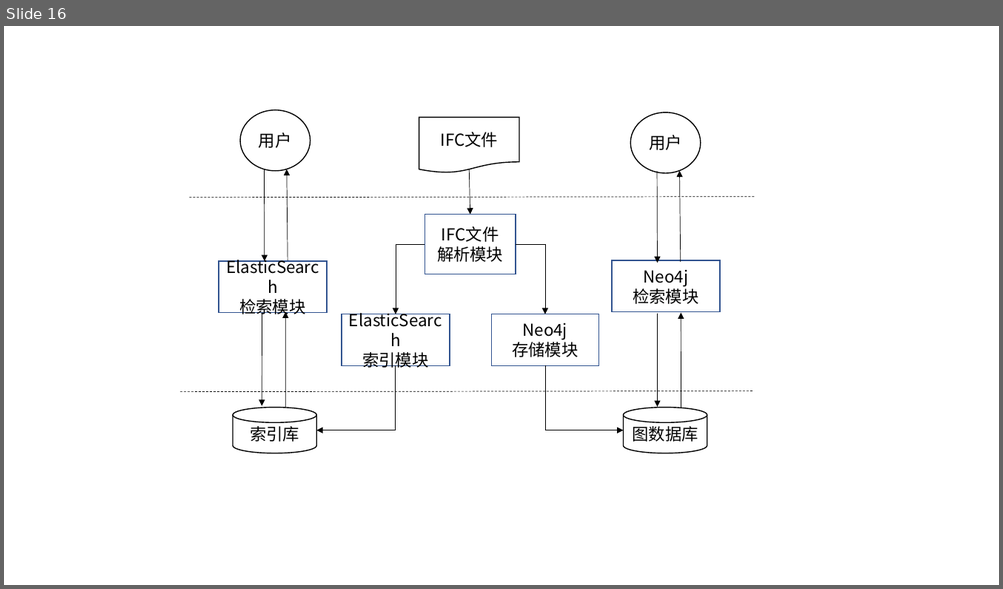
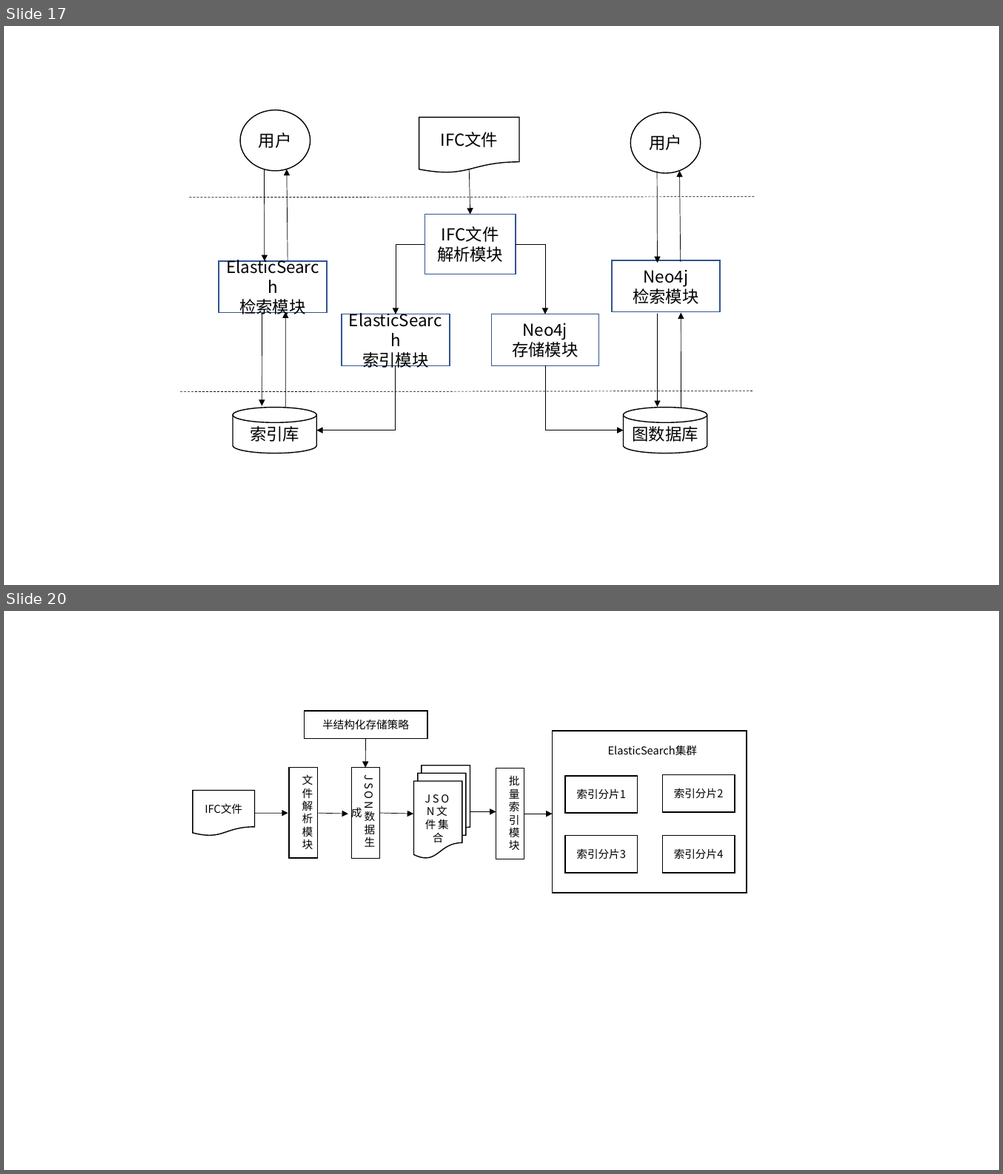
Before and after one commit to yayadi23/BIM, a slide deck: 毕业论文资料/毕业论文图.pptx. Shown one above the other, each under a label of ours: slide 16 before the commit, slides 17 and 20 after it; the slides between them are not shown. The pictures are 1003x589 and 1003x1174 pixels, drawn with LibreOffice and Linux fonts; fonts in the diff are those of the drawing. Boxes give left, top, right and bottom in pixels: in the first picture for what was removed or moved away, otherwise in the second. Text is boxed around its words. In the diff, an @@ line names an element or a change of style, - is before the commit and + after.

```diff
--- a/毕业论文资料/毕业论文图.pptx
+++ b/毕业论文资料/毕业论文图.pptx
@@ slide 20 added at (4, 611, 999, 1170), background #FFFFFF @@
@@ rectangle added at (304, 711, 427, 738), fill #FFFFFF, outline #000000 1 pt, 10.5 pt, text #000000 @@
+半结构化存储策略
@@ arrow added from (366, 738) to (365, 768), #000000 0.5 pt @@
@@ flow chart multidocument added at (414, 766, 469, 858), fill #FFFFFF, outline #000000 1 pt, 10.5 pt, text #000000 @@
+JSON文件集合
@@ rectangle added at (289, 768, 317, 858), fill #FFFFFF, outline #000000 1 pt, 10.5 pt, text #000000 @@
+文件解析模块
@@ rectangle added at (351, 768, 379, 858), fill #FFFFFF, outline #000000 0.75 pt, 10.5 pt, text #000000 @@
+JSON数据生成
@@ rectangle added at (495, 769, 524, 859), fill #FFFFFF, outline #000000 0.75 pt, 10.5 pt, text #000000 @@
+批量索引模块
@@ flow chart document added at (193, 791, 255, 836), fill #FFFFFF, outline #000000 1 pt, 10.5 pt, text #000000 @@
+IFC文件
@@ arrow added from (255, 813) to (288, 813), #000000 0.5 pt @@
@@ arrow added from (314, 813) to (348, 814), #000000 0.5 pt @@
@@ arrow added from (379, 813) to (414, 814), #000000 0.5 pt @@
@@ arrow added from (470, 812) to (495, 812), #000000 0.5 pt @@
@@ arrow added from (524, 814) to (552, 814), #000000 0.5 pt @@
@@ group added at (552, 731, 747, 893): 5 rectangles, 1 text @@
+ElasticSearch集群
+索引分片1
+索引分片2
+索引分片3
+索引分片4
@@ what was slide 16 is now slide 17 @@
```
Also in this commit, not shown: 1 slide changed, 9 other slides added, 4 other files.
